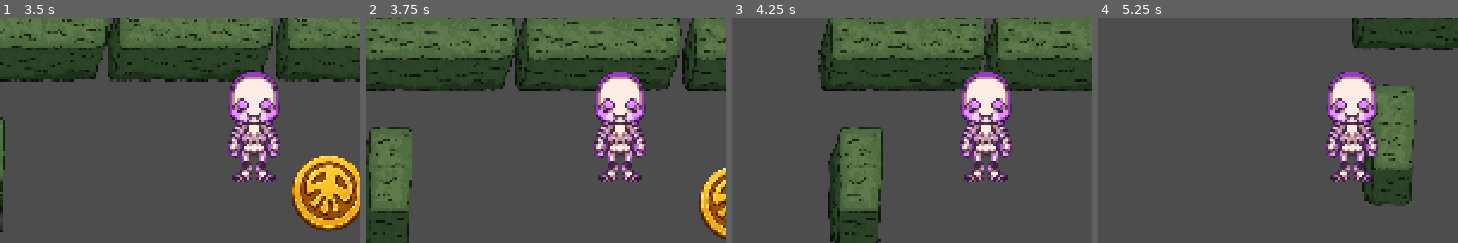
Above: before the commit, frames 1-4 (left to right).
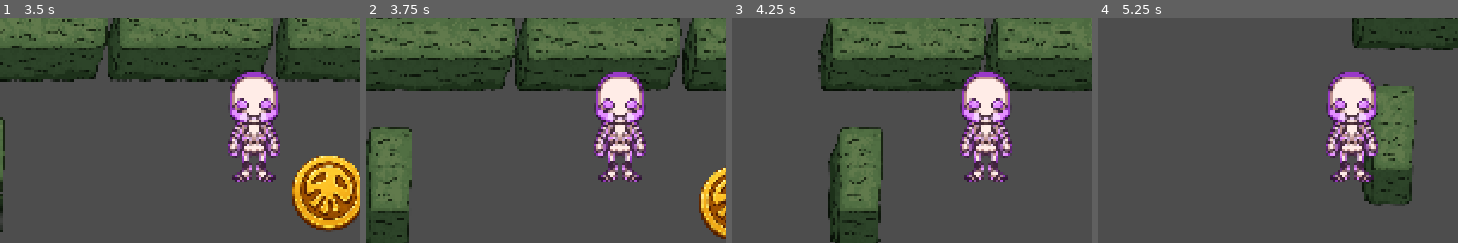
Above: after the commit, the same moments.

Repository: vikram3/Prototype
Game: Godot game, scene res://scenes/checkpoints/checkpoint01.tscn
Two runs of this game, one before a commit and one after it. Both use one fixed random seed, a clock stepped at 60 frames per second and the inputs below. The project has no main scene, so this scene is started directly.
Inputs:
- Up to frame 1 (3.5 s): tap Enter at 0.5 s; hold D (move_right) 0.53-1.28 s; hold S (move_down) 1.28-2.03 s; hold D (move_right) 2.03-2.78 s; hold W (move_up) from 2.78 s (still down)
- Up to frame 2 (3.75 s): release W (move_up) at 3.53 s; hold A (move_left) from 3.53 s (still down)
- Up to frame 3 (4.25 s): keep holding A (move_left)
- Up to frame 4 (5.25 s): release A (move_left) at 5.03 s; hold S (move_down) from 5.03 s (still down)
The pictures show only the part of the screen within x 9-59%, y 26-76%; the shares and areas given below are measured in that part.

Frame 1 is identical in both runs. In frame 2, 0.4% of the frame differs, in the area x 63-78%, y 27-73%; in frame 3, 0.4%; in frame 4, 0.4%.

Commit message:
damage
knockback

Diff:
--- a/scenes/enemies/Skull.tscn
+++ b/scenes/enemies/Skull.tscn
@@ -18,6 +18,7 @@
 
 [node name="DamageArea" type="Area2D" parent="." index="2" unique_id=57886739]
 collision_layer = 16
+collision_mask = 0
 script = ExtResource("4_tg4u5")
 
 [node name="CollisionShape2D" type="CollisionShape2D" parent="DamageArea" index="0" unique_id=1087504813]
--- a/scenes/player/Player.tscn
+++ b/scenes/player/Player.tscn
@@ -2,10 +2,15 @@
 
 [ext_resource type="Script" uid="uid://cy6jrhwu2u710" path="res://scripts/player/player.gd" id="1_gfjak"]
 [ext_resource type="Texture2D" uid="uid://b3hay2bwvom0j" path="res://assets/characters/ct_naked_top_down.png" id="1_wr5hl"]
+[ext_resource type="Script" uid="uid://isqsfnjxacwe" path="res://scripts/player/player_damage_hitbox.gd" id="3_4kuee"]
 
 [sub_resource type="CapsuleShape2D" id="CapsuleShape2D_ylxmm"]
 radius = 30.0
 height = 60.0
+
+[sub_resource type="CapsuleShape2D" id="CapsuleShape2D_h0jog"]
+radius = 54.0
+height = 278.0
 
 [node name="Player" type="CharacterBody2D" unique_id=2145305428 groups=["player"]]
 script = ExtResource("1_gfjak")
@@ -21,3 +26,12 @@
 
 [node name="Camera2D" type="Camera2D" parent="." unique_id=199157246]
 position = Vector2(0.5, -137)
+
+[node name="DamageHitbox" type="Area2D" parent="." unique_id=1408878547]
+collision_layer = 32
+collision_mask = 16
+script = ExtResource("3_4kuee")
+
+[node name="CollisionShape2D" type="CollisionShape2D" parent="DamageHitbox" unique_id=1408518294]
+position = Vector2(0, -137)
+shape = SubResource("CapsuleShape2D_h0jog")
--- a/scripts/enemies/Damage_area.gd
+++ b/scripts/enemies/Damage_area.gd
@@ -2,24 +2,57 @@
 
 @export var damage: int = 1
 
-var bodies_inside: Array[Node2D] = []
+var players_inside: Array[Node2D] = []
 
 
 func _ready() -> void:
 	body_entered.connect(_on_body_entered)
+	area_entered.connect(_on_area_entered)
 	body_exited.connect(_on_body_exited)
+	area_exited.connect(_on_area_exited)
 
 
 func _on_body_entered(body: Node2D) -> void:
 	if not body.is_in_group("player"):
 		return
 
-	if not bodies_inside.has(body):
-		bodies_inside.append(body)
+	_damage_player(body)
 
-		if body.has_method("take_damage"):
-			body.take_damage(damage)
+
+func _on_area_entered(area: Area2D) -> void:
+	if area.name != "DamageHitbox":
+		return
+
+	var player := area.get_parent()
+
+	if not player.is_in_group("player"):
+		return
+
+	_damage_player(player)
+
+
+func _damage_player(player: Node2D) -> void:
+	if players_inside.has(player):
+		return
+
+	players_inside.append(player)
+
+	if player.has_method("take_damage"):
+		player.take_damage(damage)
+
+	if player.has_method("apply_knockback"):
+		player.apply_knockback(global_position)
 
 
 func _on_body_exited(body: Node2D) -> void:
-	bodies_inside.erase(body)
+	players_inside.erase(body)
+
+
+func _on_area_exited(area: Area2D) -> void:
+	if area.name != "DamageHitbox":
+		return
+
+	var player := area.get_parent()
+
+	if player.is_in_group("player"):
+		players_inside.erase(player)
--- a/scripts/enemies/Enemy.gd
+++ b/scripts/enemies/Enemy.gd
@@ -22,4 +22,5 @@
 	if not can_damage:
 		return 0
 
+	can_damage = false
 	return contact_damage
--- a/scripts/player/player.gd
+++ b/scripts/player/player.gd
@@ -1,9 +1,17 @@
 extends CharacterBody2D
 
 @export var move_speed: float = 220.0
+@export var damage_cooldown: float = 0.7
+@export var knockback_force: float = 520.0
+@export var knockback_friction: float = 2200.0
+@export var hit_stun_time: float = 0.12
+
+var can_take_damage: bool = true
+var knockback_velocity: Vector2 = Vector2.ZERO
+var hit_stun_timer: float = 0.0
 
 
-func _physics_process(_delta: float) -> void:
+func _physics_process(delta: float) -> void:
 	var input_vector := Input.get_vector(
 		"move_left",
 		"move_right",
@@ -11,12 +19,44 @@
 		"move_down"
 	)
 
-	velocity = input_vector * move_speed
+	# Reduce knockback smoothly until it stops.
+	knockback_velocity = knockback_velocity.move_toward(
+		Vector2.ZERO,
+		knockback_friction * delta
+	)
+
+	# Briefly disable player control after being hit.
+	if hit_stun_timer > 0.0:
+		hit_stun_timer -= delta
+		velocity = knockback_velocity
+	else:
+		velocity = input_vector * move_speed + knockback_velocity
+
+	if input_vector.x != 0:
+		$Sprite2D.flip_h = input_vector.x < 0
+
 	move_and_slide()
 
 
 func take_damage(amount: int) -> void:
+	if not can_take_damage:
+		return
+
+	can_take_damage = false
+
 	print(
 		"Player took %d damage."
 		% amount
 	)
+
+	await get_tree().create_timer(damage_cooldown).timeout
+	can_take_damage = true
+
+
+func apply_knockback(source_position: Vector2) -> void:
+	var direction: Vector2 = (
+		global_position - source_position
+	).normalized()
+
+	knockback_velocity = direction * knockback_force
+	hit_stun_timer = hit_stun_time
--- /dev/null
+++ b/scripts/player/player_damage_hitbox.gd
@@ -0,0 +1,35 @@
+extends Area2D
+
+@export var damage: int = 1
+
+var hitboxes_inside: Array[Area2D] = []
+
+
+func _ready() -> void:
+	area_entered.connect(_on_area_entered)
+	area_exited.connect(_on_area_exited)
+
+
+func _on_area_entered(area: Area2D) -> void:
+	if area.name != "DamageHitbox":
+		return
+
+	var player := area.get_parent()
+
+	if not player.is_in_group("player"):
+		return
+
+	if hitboxes_inside.has(area):
+		return
+
+	hitboxes_inside.append(area)
+
+	if player.has_method("take_damage"):
+		player.take_damage(damage)
+
+	if player.has_method("apply_knockback"):
+		player.apply_knockback(global_position)
+
+
+func _on_area_exited(area: Area2D) -> void:
+	hitboxes_inside.erase(area)
Not shown, added: scripts/player/player_damage_hitbox.gd.uid
